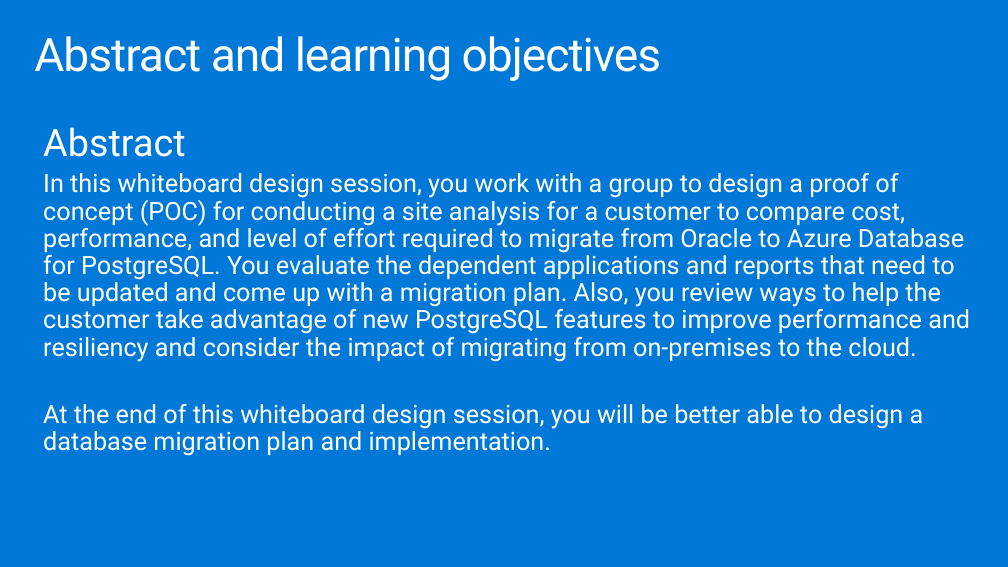
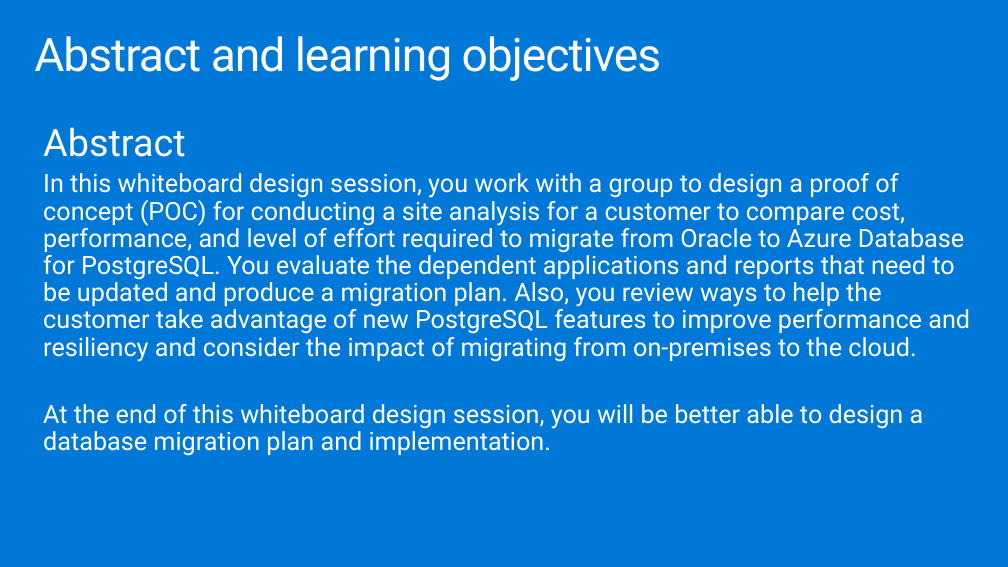
Before and after one commit to sumitmalik51/MCW-Migrating-Oracle-to-Azure-SQL-and-PostgreSQL, a slide deck: slide 2 of Whiteboard design session/WDS trainer presentation - Migrating Oracle to PostgreSQL.pptx. Drawn at 1008x567 pixels with LibreOffice and Linux fonts; fonts in the diff are those of the drawing. Boxes give left, top, right and bottom in pixels: in the first picture for what was removed or moved away, otherwise in the second. Text is boxed around its words. In the diff, an @@ line names an element or a change of style, - is before the commit and + after.

```diff
--- a/Whiteboard design session/WDS trainer presentation - Migrating Oracle to PostgreSQL.pptx
+++ b/Whiteboard design session/WDS trainer presentation - Migrating Oracle to PostgreSQL.pptx
@@ text at <box>43,173,970,362</box>: text changed @@
-In this whiteboard design session, you work with a group to design a proof of concept (POC) for conducting a site analysis for a customer to compare cost, performance, and level of effort required to migrate from Oracle to Azure Database for PostgreSQL. You evaluate the dependent applications and reports that need to be updated and come up with a migration plan. Also, you review ways to help the customer take advantage of new PostgreSQL features to improve performance and resiliency and consider the impact of migrating from on-premises to the cloud.
+In this whiteboard design session, you work with a group to design a proof of concept (POC) for conducting a site analysis for a customer to compare cost, performance, and level of effort required to migrate from Oracle to Azure Database for PostgreSQL. You evaluate the dependent applications and reports that need to be updated and produce a migration plan. Also, you review ways to help the customer take advantage of new PostgreSQL features to improve performance and resiliency and consider the impact of migrating from on-premises to the cloud.
```
Also in this commit, not shown: 3 other slides changed, 1 other file.
